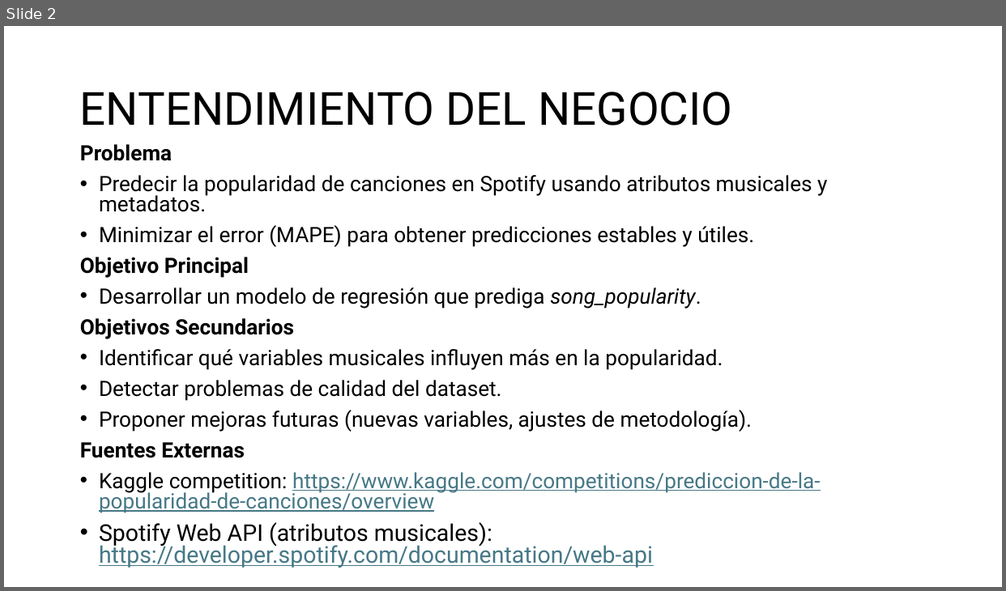
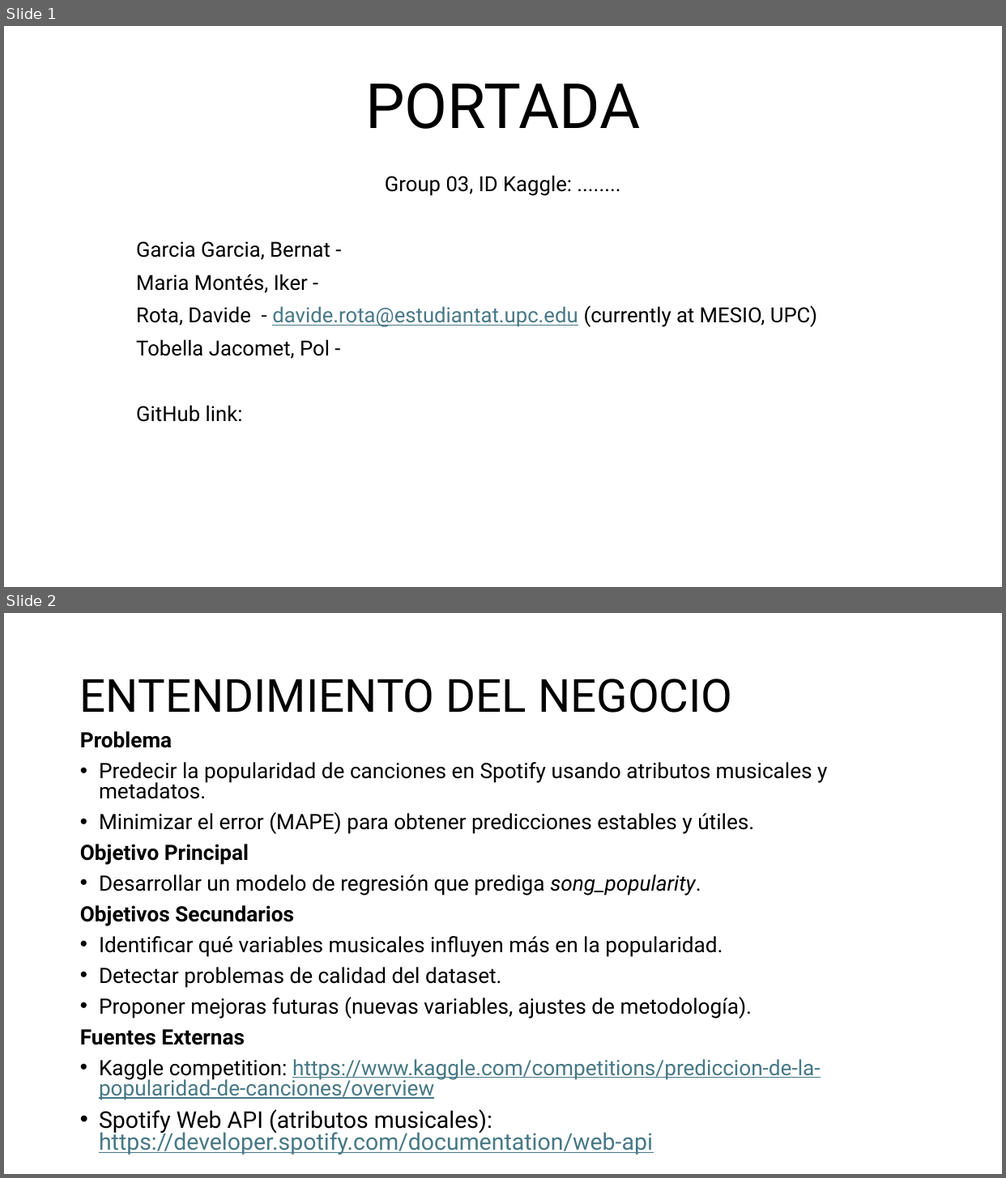
Before and after one commit to benet1one/Mineria, a slide deck: Report_new.pptx. Shown one above the other, each under a label of ours: slide 2 before the commit, slides 1 and 2 after it. The pictures are 1006x591 and 1006x1178 pixels, drawn with LibreOffice and Linux fonts; fonts in the diff are those of the drawing. Boxes give left, top, right and bottom in pixels: in the first picture for what was removed or moved away, otherwise in the second. Text is boxed around its words. In the diff, an @@ line names an element or a change of style, - is before the commit and + after.

```diff
--- a/Report_new.pptx
+++ b/Report_new.pptx
@@ slide 1 added at (4, 26, 1002, 587), background #FFFFFF @@
@@ title added at (365, 83, 640, 129), 60 pt, text #000000 @@
+PORTADA
@@ subtitle added at (136, 175, 817, 422), 20 pt, text #000000 @@
+Group 03, ID Kaggle: ........
+Garcia Garcia, Bernat -
+Maria Montés, Iker -
+Rota, Davide - davide.rota@estudiantat.upc.edu (currently at MESIO, UPC)
+Tobella Jacomet, Pol -
+GitHub link:
```
Also in this commit, not shown: 2 slides changed, 1 slide removed.
